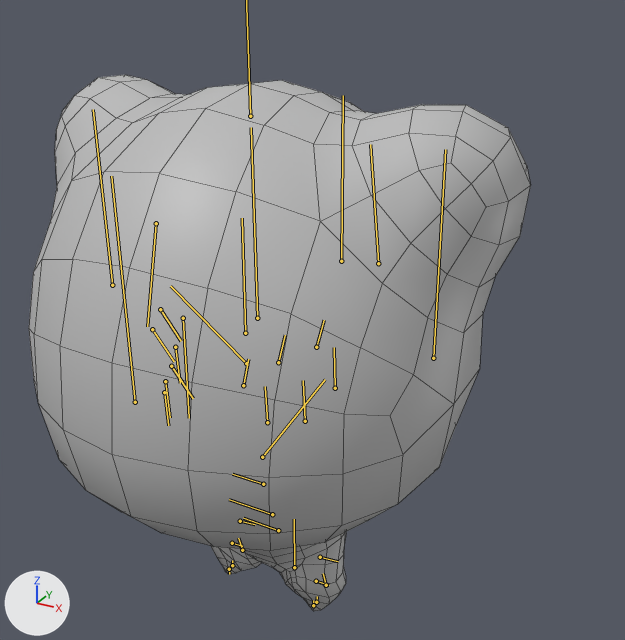
One commit to the FBX model Art/Export/SK/Sprint_Anim.fbx: the scene before it, then after it.
Both versions are drawn from a 50 mm camera at (0.36, -0.617, 0.591) aimed at (0.023, -0.004, 0.284). Lighting does not change. The marker at lower left points along +X, +Y and +Z. Both versions are drawn at frame 11 of the action 'Take 001'; the numbers are the values there. The bones that bend it are drawn over the model as lines. Mesh edges are drawn as thin lines.

The first picture shows 'Body'.
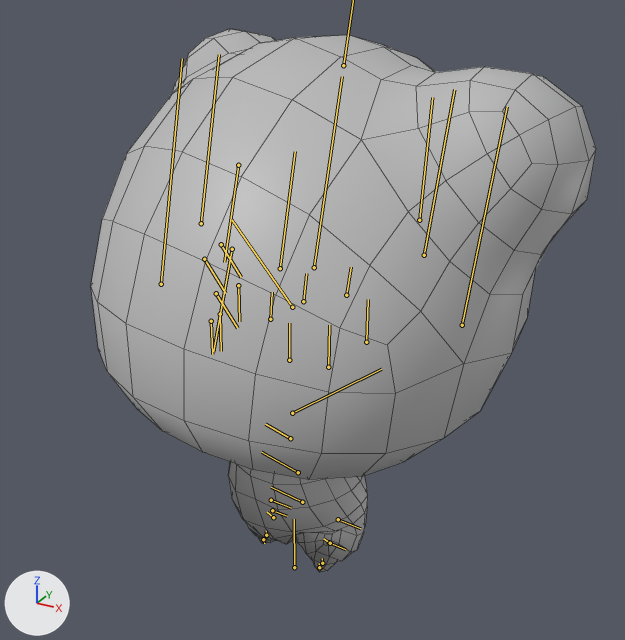
Where the change shows, as pixel boxes [x1, y1, x2, y2] in the pictures (625 x 640 px):
'Body', posed: before [29, 75, 531, 611]; after [91, 29, 596, 572]
bone 'Waist_jnt1', root to tip: before (278, 530) to (243, 518); after (302, 502) to (271, 487)
bone 'Hip_L_jnt', root to tip: before (320, 557) to (338, 561); after (338, 519) to (360, 528)
bone 'Knee_L_jnt', root to tip: before (316, 581) to (329, 585); after (329, 542) to (345, 549)
bone 'Ankle_L_jnt', root to tip: before (326, 585) to (323, 573); after (330, 543) to (323, 538)
bone 'Hip_R_jnt', root to tip: before (240, 521) to (255, 524); after (271, 500) to (291, 508)
bone 'Knee_R_jnt', root to tip: before (232, 543) to (242, 546); after (272, 510) to (287, 516)
bone 'Ankle_R_jnt', root to tip: before (242, 550) to (238, 538); after (273, 517) to (267, 512)
bone 'Abdomen_jnt', root to tip: before (272, 514) to (229, 499); after (298, 472) to (261, 452)
bone 'Chest_jnt', root to tip: before (263, 484) to (232, 474); after (290, 438) to (265, 424)
bone 'Neck_jnt', root to tip: before (262, 457) to (325, 379); after (292, 413) to (381, 369)
bone 'InnerHead_jnt', root to tip: before (246, 363) to (170, 286); after (292, 307) to (232, 220)
bone 'Ear_L_jnt', root to tip: before (378, 263) to (370, 144); after (419, 220) to (432, 97)
bone 'Ear_R_jnt', root to tip: before (156, 223) to (147, 326); after (238, 165) to (224, 262)
bone 'Eyelid_Top01_R_jnt', root to tip: before (171, 366) to (193, 398); after (216, 293) to (237, 328)

The change in detail:
Bone 'Waist_jnt1' (bone_waist_jnt1) moves from (-0.5, 0.8, 1.8) to (2.4, -0.9, 0.0).
Bone 'Waist_jnt1' (bone_waist_jnt1) turns from (0, -4, 0) to (-10, -12, 2) degrees about its own x, y and z.
Bone 'Hip_L_jnt' (bone_hip_l_jnt) moves from (0.5, 0.0, 0.0) to (-1.0, -0.2, 0.0).
Bone 'Hip_L_jnt' (bone_hip_l_jnt) turns from (12, -38, 8) to (-28, -53, 3) degrees about its own x, y and z.
Bone 'Knee_L_jnt' (bone_knee_l_jnt) turns from (0, 78, 0) to (0, 86, 0) degrees about its own x, y and z.
Bone 'Ankle_L_jnt' (bone_ankle_l_jnt) turns from (-17, 5, 44) to (18, 2, 23) degrees about its own x, y and z.
Bone 'Hip_R_jnt' (bone_hip_r_jnt) moves from (-0.5, 0.0, 0.0) to (1.1, 0.1, 0.0).
Bone 'Hip_R_jnt' (bone_hip_r_jnt) turns from (20, -53, 3) to (-14, 11, -15) degrees about its own x, y and z.
Bone 'Knee_R_jnt' (bone_knee_r_jnt) turns from (0, 85, 0) to (0, 0, 0) degrees about its own x, y and z.
Bone 'Ankle_R_jnt' (bone_ankle_r_jnt) turns from (-22, 7, 35) to (11, 1, 3) degrees about its own x, y and z.
Bone 'Abdomen_jnt' (bone_abdomen_jnt) moves from (-0.3, 0.0, 0.9) to (0.9, 0.0, -0.2).
Bone 'Abdomen_jnt' (bone_abdomen_jnt) turns from (0, -13, 0) to (-4, 0, 0) degrees about its own x, y and z.
Bone 'Chest_jnt' (bone_chest_jnt) moves from (-0.4, 0.0, 0.1) to (-0.6, 0.0, 0.1).
Bone 'Chest_jnt' (bone_chest_jnt) turns from (0, 16, 0) to (-3, 17, -1) degrees about its own x, y and z.
Bone 'Neck_jnt' (bone_neck_jnt) moves from (-0.5, -0.1, 0.0) to (-0.9, -0.1, 0.1).
Bone 'Neck_jnt' (bone_neck_jnt) turns from (0, 0, 0) to (0, 0, 5) degrees about its own x, y and z.
Bone 'InnerHead_jnt' (bone_innerhead_jnt) turns from (2, -2, 1) to (8, -7, 3) degrees about its own x, y and z.
Bone 'Ear_L_jnt' (bone_ear_l_jnt) turns from (-22, 23, 5) to (-15, 16, 5) degrees about its own x, y and z.
Bone 'Ear_R_jnt' (bone_ear_r_jnt) turns from (-26, 19, -14) to (-17, 14, -9) degrees about its own x, y and z.
Bone 'Eyelid_Top01_R_jnt' (bone_eyelid_top01_r_jnt) turns from (14, 2, -19) to (17, 4, -24) degrees about its own x, y and z.
